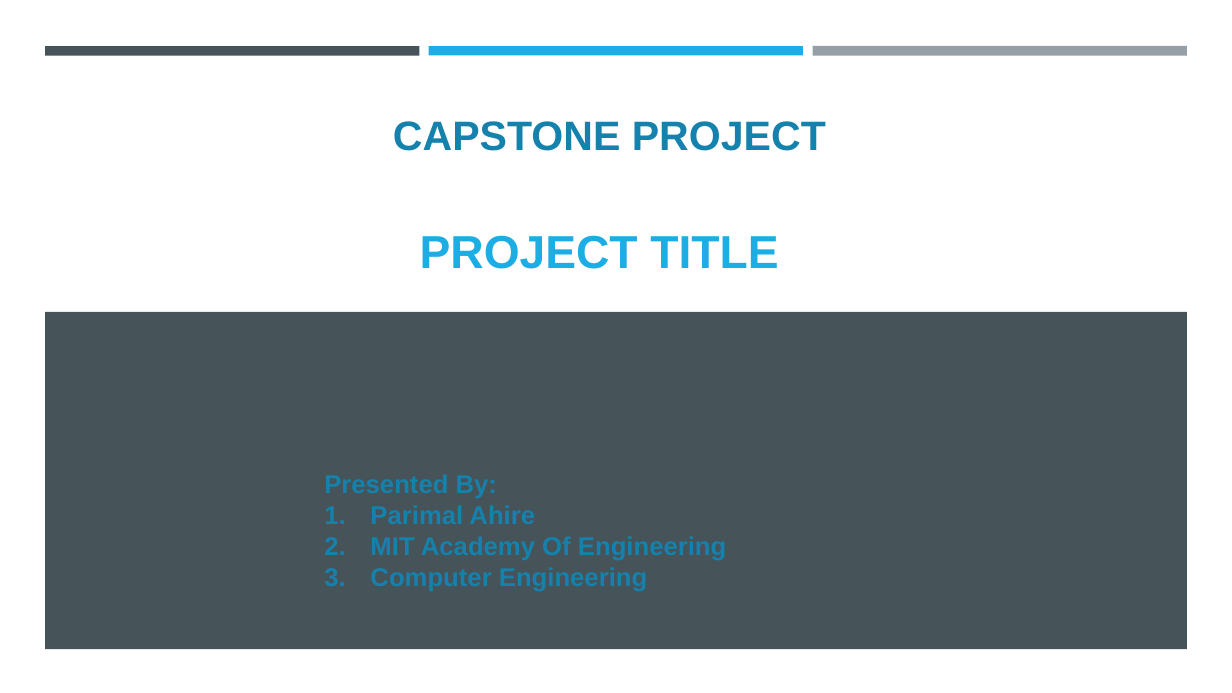
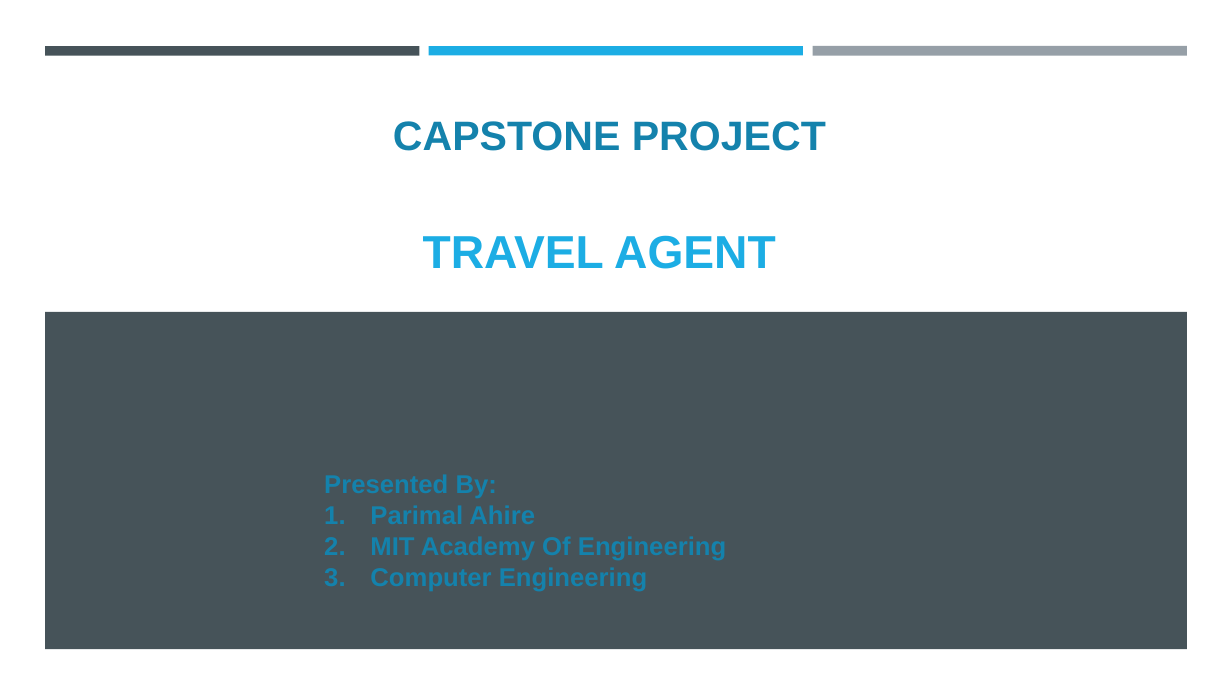
Before and after one commit to ParimalAhire/PathCraft-AIDA, a slide deck: slide 1 of ParimalAhire-PathCraft-AgenticAI.pptx. Drawn at 1232x693 pixels with LibreOffice and Linux fonts; fonts in the diff are those of the drawing; background and template pictures are left out. Boxes give left, top, right and bottom in pixels: in the first picture for what was removed or moved away, otherwise in the second. Text is boxed around its words. In the diff, an @@ line names an element or a change of style, - is before the commit and + after.

```diff
--- a/ParimalAhire-PathCraft-AgenticAI.pptx
+++ b/ParimalAhire-PathCraft-AgenticAI.pptx
@@ title at bbox=[423, 235, 776, 269]: text changed @@
-PROJECT TITLE
+TRAVEL AGENT
```
Also in this commit, not shown: 6 other slides changed, 11 slides added, 7 slides removed, 1 other file.
